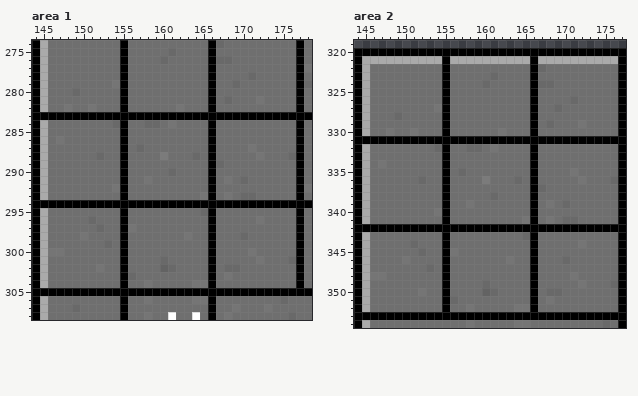
One commit to this pixel-art file: widgets.aseprite. The first picture shows the starting point.
1024x1024 pixels, 1 frame. Colours within 5 levels of each other are drawn and written as one. Shown: area 1: x 144..178, y 274..308; area 2: x 144..177, y 319..354. The commit also changed other parts of the picture, which this record leaves out.
New version:
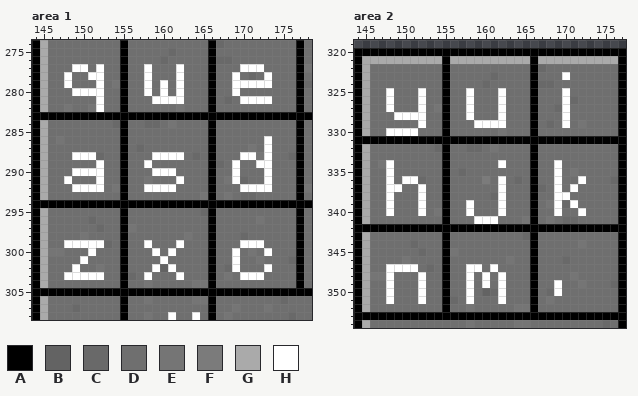
Palette (. is transparent): A #000000  B #636363  C #696969  D #6f6f6f  E #757575  F #7b7b7b  G #aaaaaa  H #ffffff
What changed:
layer "mc font derived layer" now shown
--- area 1, layer "mc font derived layer"
@@ x 144..178 @@
 276 AGDDDDDDDDDADDDDCDDDDDACCDDDDDDDDAD
-277 AGDDDDDDDDDADDDDDDDDDDADDDDDDDDDDAE
-278 AGDDDDDDDDDADDDDDDDDDDADDDDCDDDDDAD
-279 AGDDDDDDDDEADDDDDDDDDDADDCDDDDDDDAC
-280 AGDDDCDDDDDADDDDDDDDDDADDDDDDDDDDAD
-281 AGDDDDDDDDDADDDDDDDDDDADCDDDEDDDDAD
-282 AGDDEDDEDDDADDDDDDEDDDADDDDDDDDDDAD
+277 AGDDDHHDHDDADDHDDDHDDDADDDHHHDDDDAE
+278 AGDDHDDHHDDADDHDDDHDDDADDHDCDHDDDAD
+279 AGDDHDDDHDEADDHDHDHDDDADDHHHHHDDDAC
+280 AGDDDHHHHDDADDHDHDHDDDADDHDDDDDDDAD
+281 AGDDDDDDHDDADDDHHHHDDDADCDHHHHDDDAD
+282 AGDDEDDEHDDADDDDDDEDDDADDDDDDDDDDAD
 283 AAAAAAAAAAAAAAAAAAAAAAAAAAAAAAAAAAA
@@ x 144..178 @@
 285 AGDDDDDDDDDADDDDDDDDDDADDDDDDDDDDAD
-286 AGDEDDDDDDDADDDDDDDDDDADDDDDDDDDDAD
-287 AGDDDDDDDDDADCDDDDDDDDADDDDEDDDDDAD
-288 AGDDDDDDCDDADDDDFDDDCDADDDDDEDDDCAD
-289 AGDDDDDDDDDADDDDDDDDDDACDDDDDDDDDAD
-290 AGDDDDDDDDDADDDDDCDDDDADDDDDDDDDDAD
-291 AGDDDDDDDDDADDEDDDDDDDADEDCDDDDDDAD
-292 AGDDDDDDDDEADDDDDDDDDDADDDDDDDDDDAE
+286 AGDEDDDDDDDADDDDDDDDDDADDDDDDHDDDAD
+287 AGDDDDDDDDDADCDDDDDDDDADDDDEDHDDDAD
+288 AGDDDHHHCDDADDDHHHHDCDADDDHHEHDDCAD
+289 AGDDDDDDHDDADDHDDDDDDDACDHDDHHDDDAD
+290 AGDDDHHHHDDADDDHHHDDDDADDHDDDHDDDAD
+291 AGDDHDDDHDDADDEDDDHDDDADEHCDDHDDDAD
+292 AGDDDHHHHDEADDHHHHDDDDADDDHHHHDDDAE
 293 AGDDDDDDDDDADDDDDDDDDEADEDCCDDDDDAD
@@ x 144..178 @@
 298 AGDDDDEDDDDADDDDDDDEDDADDDCDDDDDDAD
-299 AGDDDDDDDCDADDDDDDDDDDADDDDDDDDDDAD
-300 AGEEDDDDDDDADDDDDDDDDDADDDDEDDDDDAD
-301 AGDDDDDDDDDADDDDCDDDDDADDDDDEDDDCAD
-302 AGDDDDDDEDDADDDDBCDDDDADCCDDDDDDDAD
-303 AGDDDDDDDDDACDDDDDDDDDADEDDDDDDDDAD
+299 AGDDHHHHHCDADDHDDDHDDDADDDHHHDDDDAD
+300 AGEEDDDHDDDADDDHDHDDDDADDHDEDHDDDAD
+301 AGDDDDHDDDDADDDDHDDDDDADDHDDEDDDCAD
+302 AGDDDHDDEDDADDDHBHDDDDADCHDDDHDDDAD
+303 AGDDHHHHHDDACDHDDDHDDDADEDHHHDDDDAD
 304 AGDDDDDDDDDADDEDDDDDEEADDDDDDDDDDAD
--- area 2, layer "mc font derived layer"
@@ x 144..177 @@
 322 AGDDDDDDDDDADDDDDDDDDDACDDDDDDDDDA
-323 AGDDDDDDDDDADDDDDCDDDDADDDDDDDDDDA
+323 AGDDDDDDDDDADDDDDCDDDDADDDHDDDDDDA
 324 AGDDDDDDDDDADDDDCDDDDDACCDDDDDDDDA
-325 AGDDDDDDDDDADDDDDDDDDDADDDDDDDDDDA
-326 AGDDDDDDDDDADDDDDDDDDDADDDDCDDDDDA
-327 AGDDDDDDDDEADDDDDDDDDDADDCDDDDDDDA
-328 AGDDDCDDDDDADDDDDDDDDDADDDDDDDDDDA
-329 AGDDDDDDDDDADDDDDDDDDDADCDDDEDDDDA
-330 AGDDEDDEDDDADDDDDDEDDDADDDDDDDDDDA
+325 AGDDHDDDHDDADDHDDDHDDDADDDHDDDDDDA
+326 AGDDHDDDHDDADDHDDDHDDDADDDHCDDDDDA
+327 AGDDHDDDHDEADDHDDDHDDDADDCHDDDDDDA
+328 AGDDDHHHHDDADDHDDDHDDDADDDHDDDDDDA
+329 AGDDDDDDHDDADDDHHHHDDDADCDHDEDDDDA
+330 AGDDHHHHDDDADDDDDDEDDDADDDDDDDDDDA
 331 AAAAAAAAAAAAAAAAAAAAAAAAAAAAAAAAAA
@@ x 144..177 @@
 333 AGDDDDDDDDDADDDDDDDDDDADDDDDDDDDDA
-334 AGDEDDDDDDDADDDDDDDDDDADDDDDDDDDDA
-335 AGDDDDDDDDDADCDDDDDDDDADDDDEDDDDDA
-336 AGDDDDDDCDDADDDDFDDDCDADDDDDEDDDCA
-337 AGDDDDDDDDDADDDDDDDDDDACDDDDDDDDDA
-338 AGDDDDDDDDDADDDDDCDDDDADDDDDDDDDDA
-339 AGDDDDDDDDDADDEDDDDDDDADEDCDDDDDDA
-340 AGDDDDDDDDEADDDDDDDDDDADDDDDDDDDDA
-341 AGDDDDDDDDDADDDDDDDDDEADEDCCDDDDDA
+334 AGDEHDDDDDDADDDDDDHDDDADDHDDDDDDDA
+335 AGDDHDDDDDDADCDDDDDDDDADDHDEDDDDDA
+336 AGDDHDHHCDDADDDDFDHDCDADDHDDHDDDCA
+337 AGDDHHDDHDDADDDDDDHDDDACDHDHDDDDDA
+338 AGDDHDDDHDDADDDDDCHDDDADDHHDDDDDDA
+339 AGDDHDDDHDDADDHDDDHDDDADEHCHDDDDDA
+340 AGDDHDDDHDEADDHDDDHDDDADDHDDHDDDDA
+341 AGDDDDDDDDDADDDHHHDDDEADEDCCDDDDDA
 342 AAAAAAAAAAAAAAAAAAAAAAAAAAAAAAAAAA
@@ x 144..177 @@
 346 AGDDDDEDDDDADDDDDDDEDDADDDCDDDDDDA
-347 AGDDDDDDDCDADDDDDDDDDDADDDDDDDDDDA
-348 AGEEDDDDDDDADDDDDDDDDDADDDDEDDDDDA
-349 AGDDDDDDDDDADDDDCDDDDDADDDDDEDDDCA
-350 AGDDDDDDEDDADDDDBCDDDDADCCDDDDDDDA
-351 AGDDDDDDDDDACDDDDDDDDDADEDDDDDDDDA
+347 AGDDHHHHDCDADDHHDHDDDDADDDDDDDDDDA
+348 AGEEHDDDHDDADDHDHDHDDDADDDDEDDDDDA
+349 AGDDHDDDHDDADDHDHDHDDDADDHDDEDDDCA
+350 AGDDHDDDHDDADDHDBCHDDDADCHDDDDDDDA
+351 AGDDHDDDHDDACDHDDDHDDDADEDDDDDDDDA
 352 AGDDDDDDDDDADDEDDDDDEEADDDDDDDDDDA
